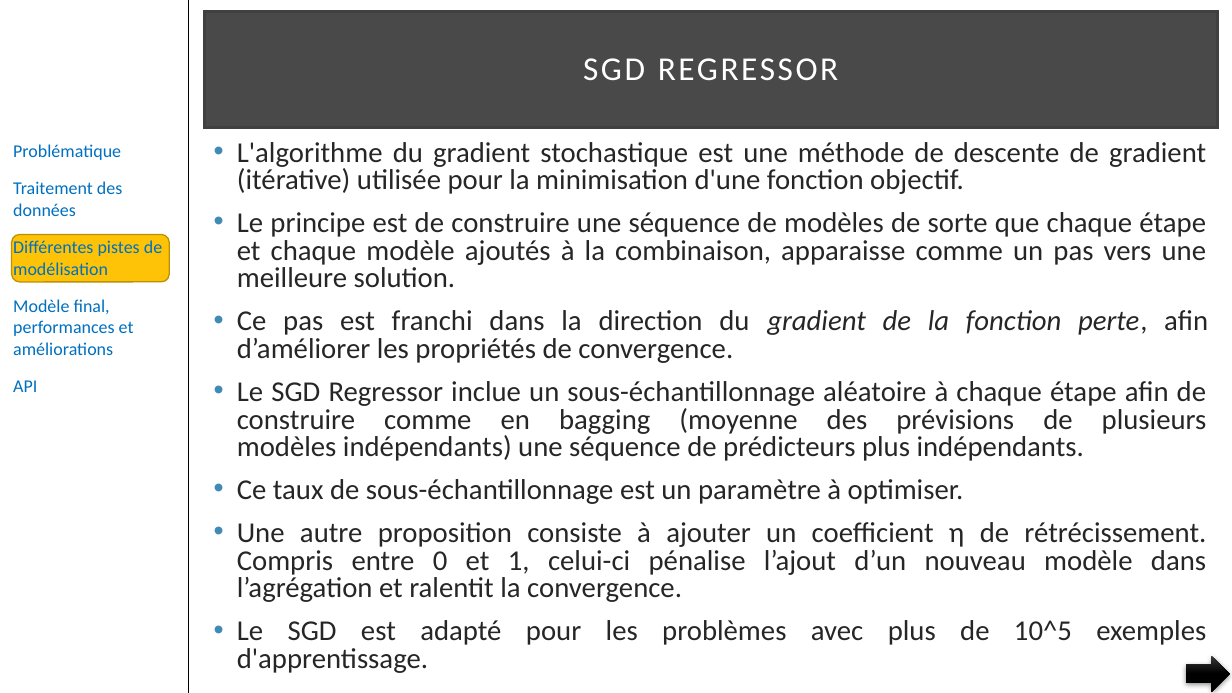
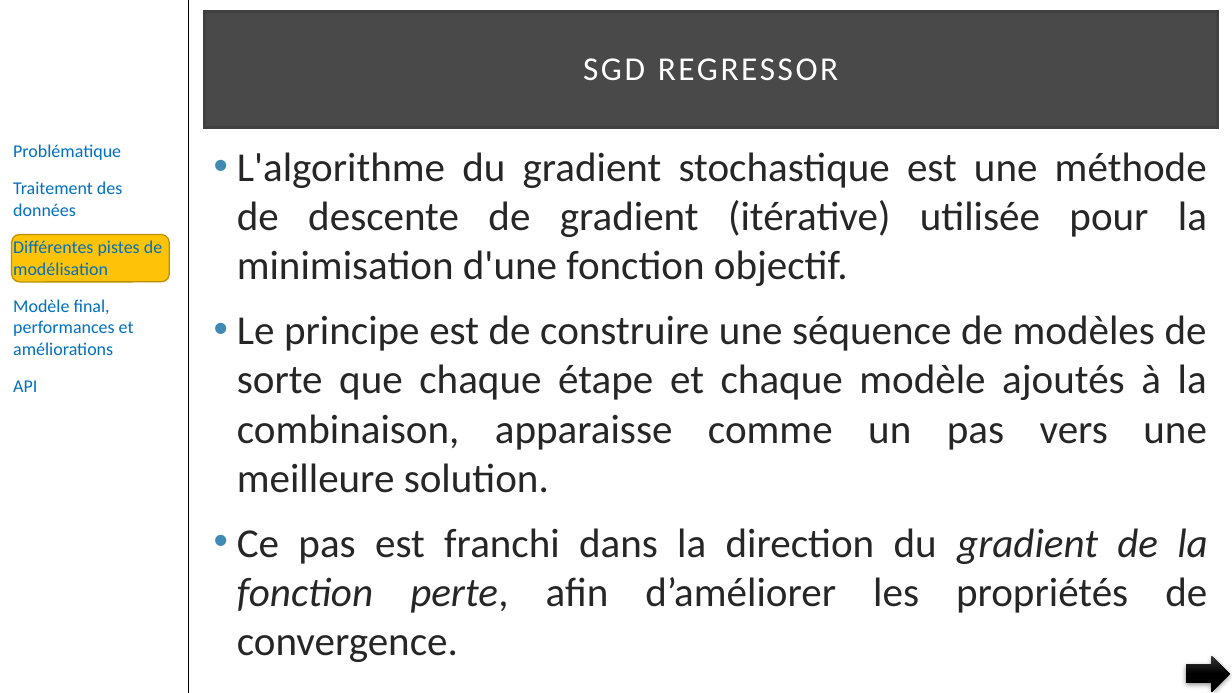
Before and after one commit to pfroide/python, a slide deck: slide 24 of Projet_4/p4.pptx. Drawn at 1232x693 pixels with LibreOffice and Linux fonts; fonts in the diff are those of the drawing. Boxes give left, top, right and bottom in pixels: in the first picture for what was removed or moved away, otherwise in the second. Text is boxed around its words. In the diff, an @@ line names an element or a change of style, - is before the commit and + after.

```diff
--- a/Projet_4/p4.pptx
+++ b/Projet_4/p4.pptx
@@ text "L'algorithme du gradient stochastique est ..." at (237, 152, 1208, 662): size 22.4 to 32 pt; line spacing 0.8 to 1 @@
@@ text at (237, 381, 1207, 673): paragraphs removed @@
-• Le SGD Regressor inclue un sous-échantillonnage aléatoire à chaque étape afin de construire comme en bagging (moyenne des prévisions de plusieurs modèles indépendants) une séquence de prédicteurs plus indépendants.
-• Ce taux de sous-échantillonnage est un paramètre à optimiser.
-• Une autre proposition consiste à ajouter un coefficient η de rétrécissement. Compris entre 0 et 1, celui-ci pénalise l’ajout d’un nouveau modèle dans l’agrégation et ralentit la convergence.
-• Le SGD est adapté pour les problèmes avec plus de 10^5 exemples d'apprentissage.
```
Also in this commit, not shown: 7 other slides changed, 2 slides added.
